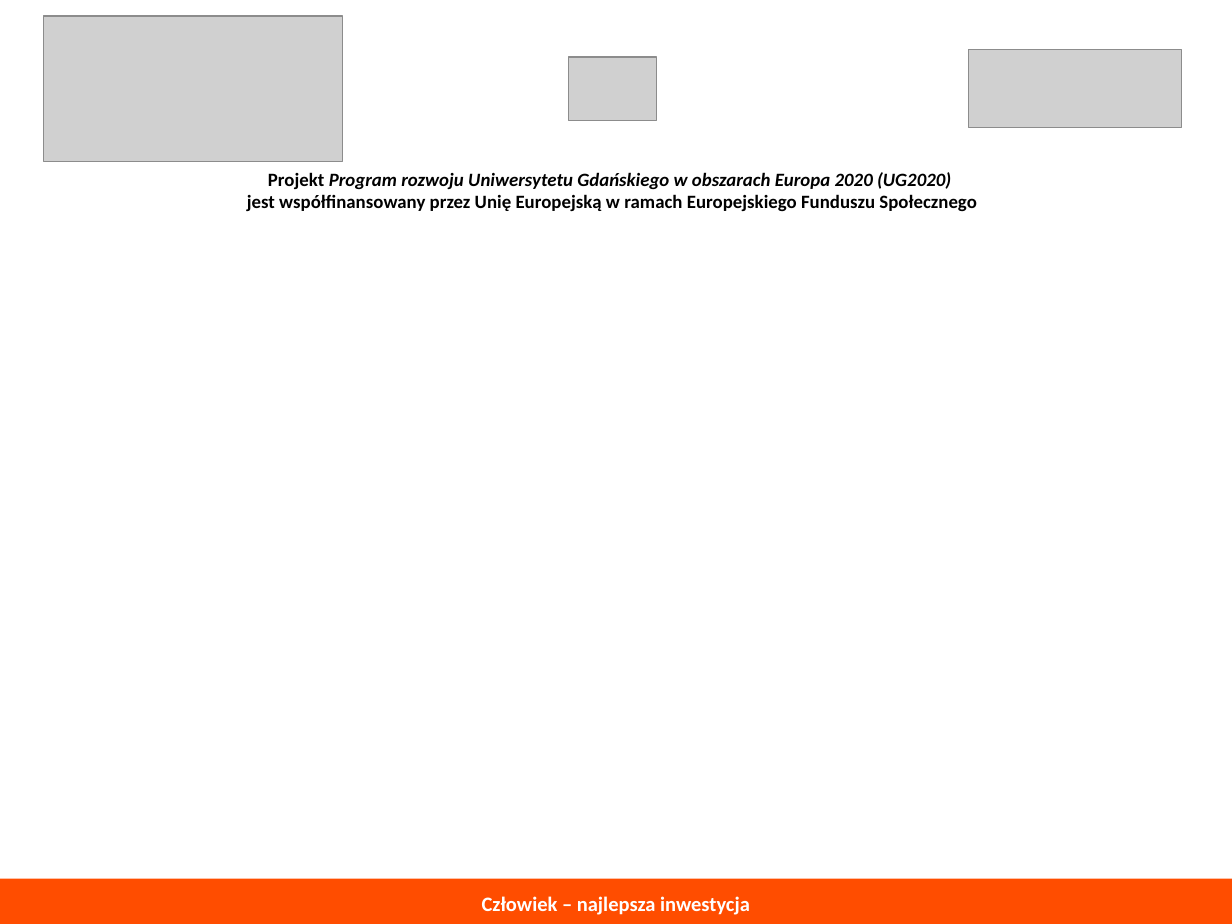
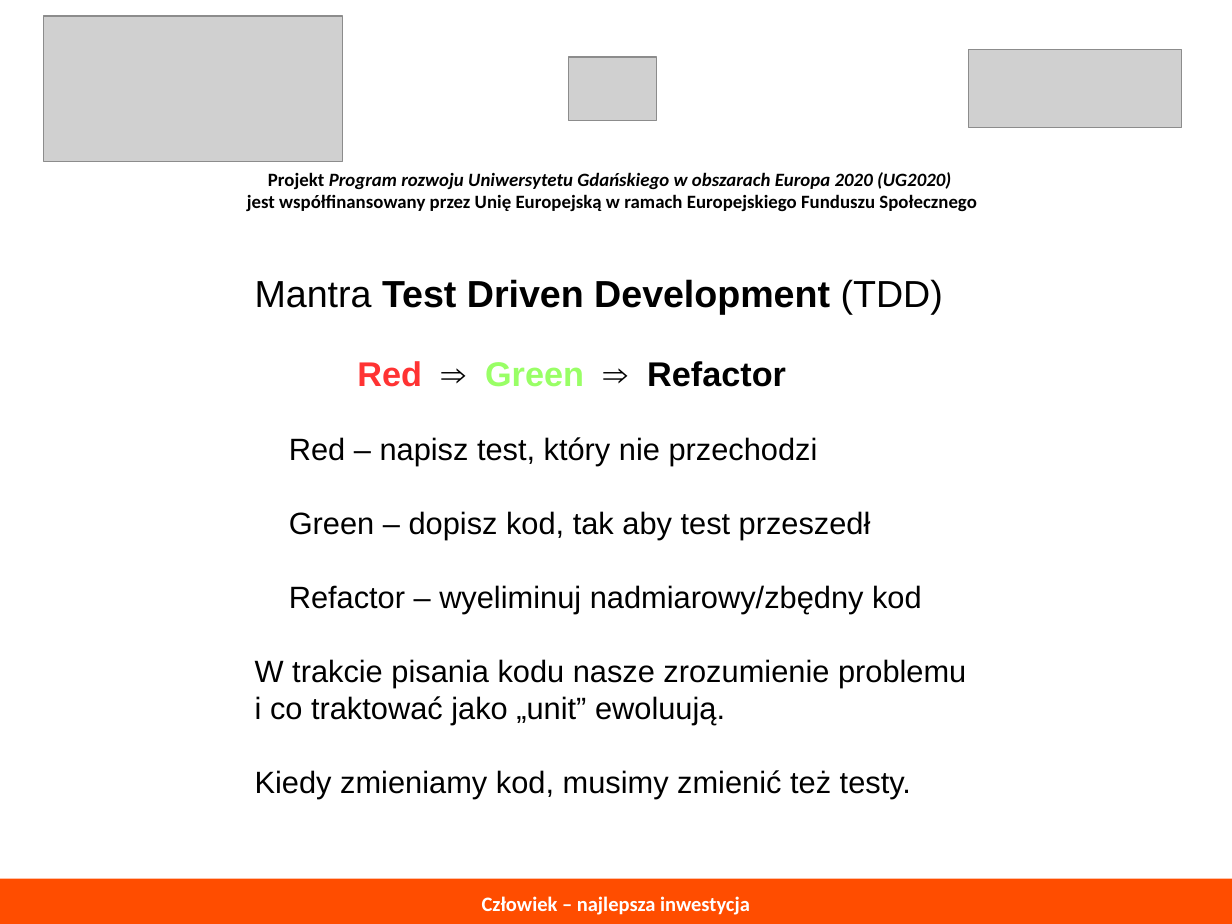
Before and after one commit to ljadanowski/syllabus-testowanie-aplikacji, a slide deck: slide 32 of todo/konspekt_wykladu.odp. Drawn at 1232x924 pixels with LibreOffice and Linux fonts; fonts in the diff are those of the drawing; grey boxes stand for pictures. Boxes give left, top, right and bottom in pixels: in the first picture for what was removed or moved away, otherwise in the second. Text is boxed around its words. In the diff, an @@ line names an element or a change of style, - is before the commit and + after.

```diff
--- a/todo/konspekt_wykladu.odp
+++ b/todo/konspekt_wykladu.odp
@@ text added at (255, 279, 966, 799), 18 pt, text #000000 @@
+Mantra Test Driven Development (TDD)
+Red ⇒ Green ⇒ Refactor
+Red – napisz test, który nie przechodzi
+Green – dopisz kod, tak aby test przeszedł
+Refactor – wyeliminuj nadmiarowy/zbędny kod
+W trakcie pisania kodu nasze zrozumienie problemu
+i co traktować jako „unit” ewoluują.
+Kiedy zmieniamy kod, musimy zmienić też testy.
```
Also in this commit, not shown: 2 other slides changed, 1 other file.
